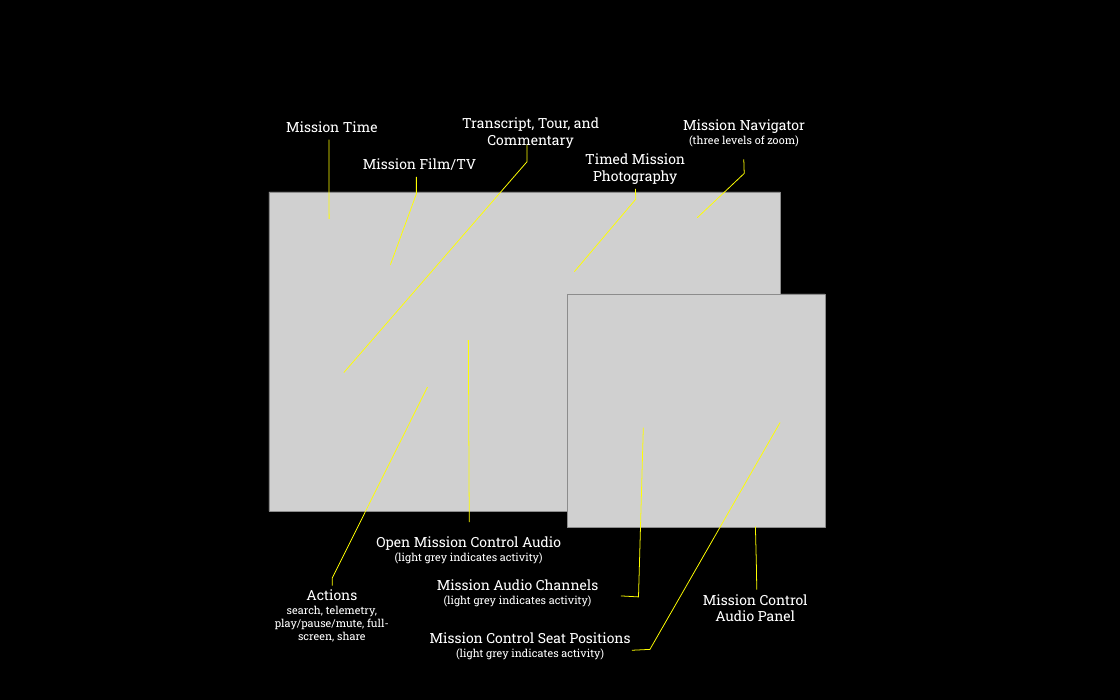
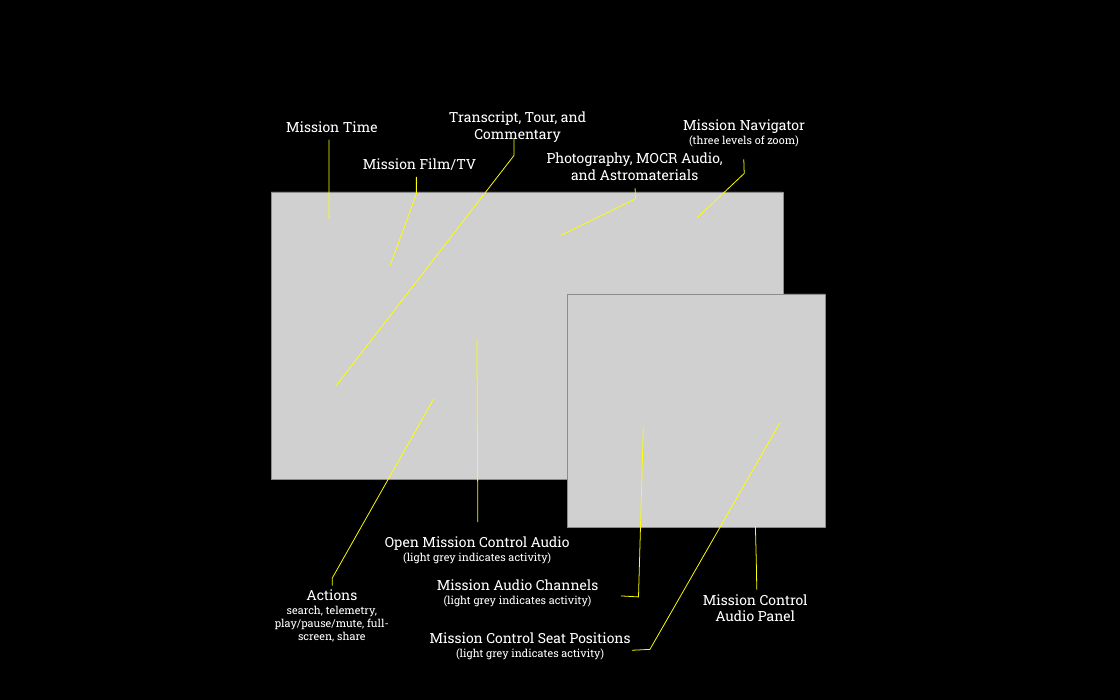
Before and after one commit to bfeist/Apollo_11, a slide deck: slide 2 of _website/assets/help.pptx. Drawn at 1120x700 pixels with LibreOffice and Linux fonts; fonts in the diff are those of the drawing; grey boxes stand for pictures. Boxes give left, top, right and bottom in pixels: in the first picture for what was removed or moved away, otherwise in the second. Text is boxed around its words. In the diff, an @@ line names an element or a change of style, - is before the commit and + after.

```diff
--- a/_website/assets/help.pptx
+++ b/_website/assets/help.pptx
@@ callout "Transcript, Tour, and Commentary": place and size @@
-callout "Transcript, Tour, and Commentary" at box(452, 124, 609, 141)
+callout "Transcript, Tour, and Commentary" at box(439, 117, 596, 134)
@@ callout "Transcript, Tour, and Commentary" at box(439, 117, 596, 134): proportions changed @@
@@ callout "Photography, MOCR Audio, and Astromaterials" at box(540, 145, 730, 188): proportions changed @@
@@ callout "Photography, MOCR Audio, and Astromaterials": place and size @@
-callout "Photography, MOCR Audio, and Astromaterials" at box(572, 146, 698, 189)
+callout "Photography, MOCR Audio, and Astromaterials" at box(540, 145, 730, 188)
@@ text in callout at box(547, 152, 723, 180): text changed @@
-Timed Mission Photography
+Photography, MOCR Audio, and Astromaterials
@@ picture: place and size @@
-picture at box(269, 192, 780, 512)
+picture at box(271, 192, 783, 480)
@@ callout "Open Mission Control Audio": place and size @@
-callout "Open Mission Control Audio" at box(353, 540, 584, 557)
+callout "Open Mission Control Audio" at box(362, 540, 592, 557)
```
Also in this commit, not shown: 1 other slide changed, 18 other files.
